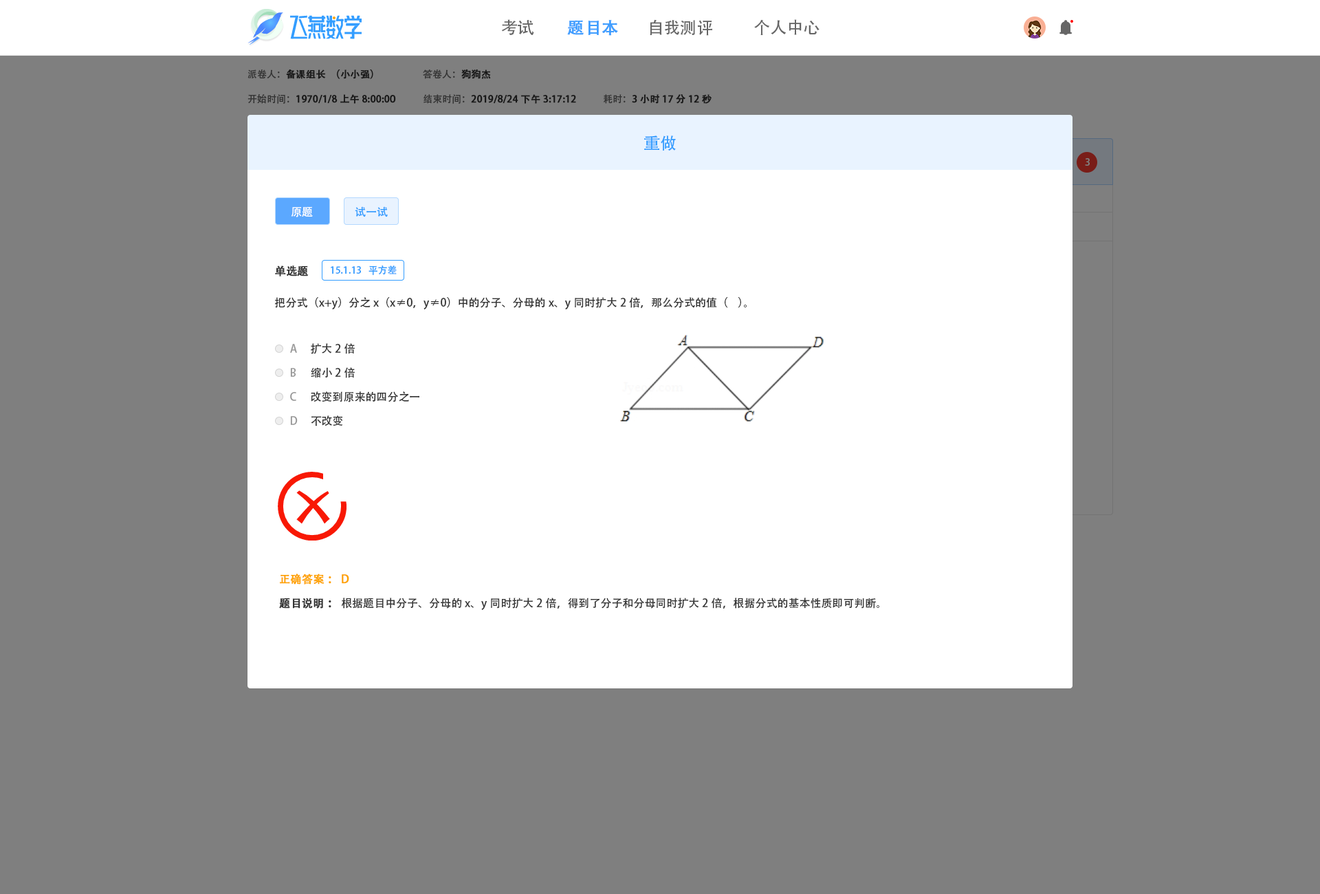
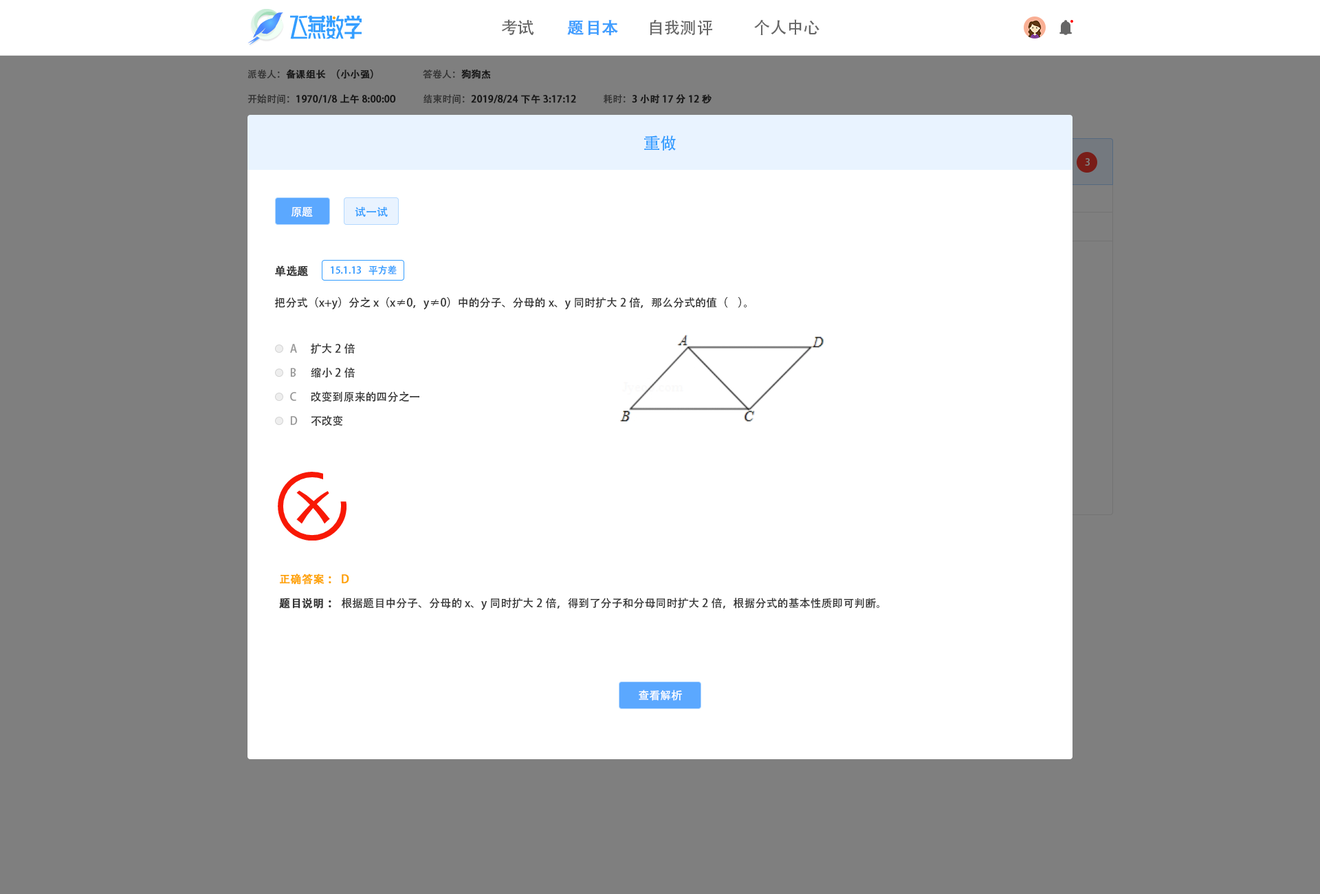
Layer changes from the first 1320px x 894px image to the second:
added layer "查看解析" above "圆角矩形 3 拷贝 15" over [638, 689, 682, 701]
added layer "圆角矩形 3 拷贝 15" (1st of 2) above "重做" over [618, 681, 702, 709]
painted on "圆角矩形 4" (1st of 2) over [247, 685, 1073, 759]
